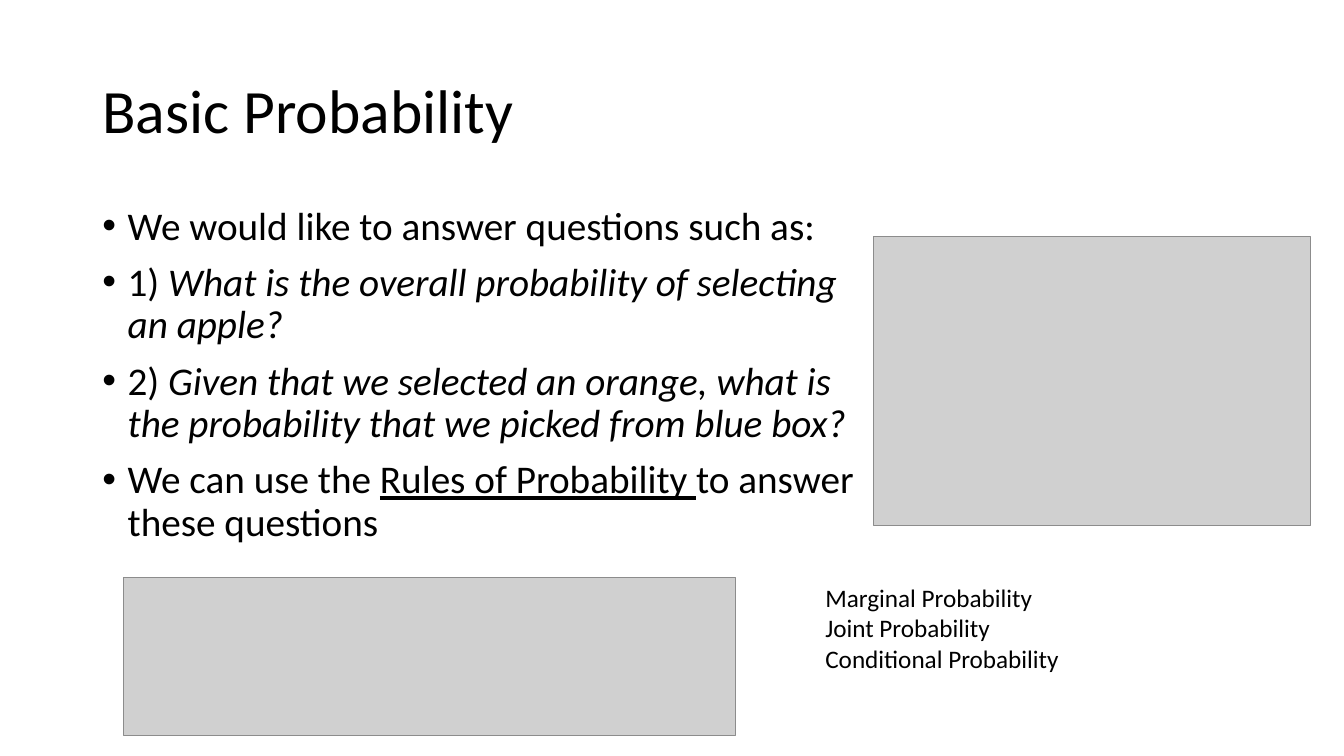
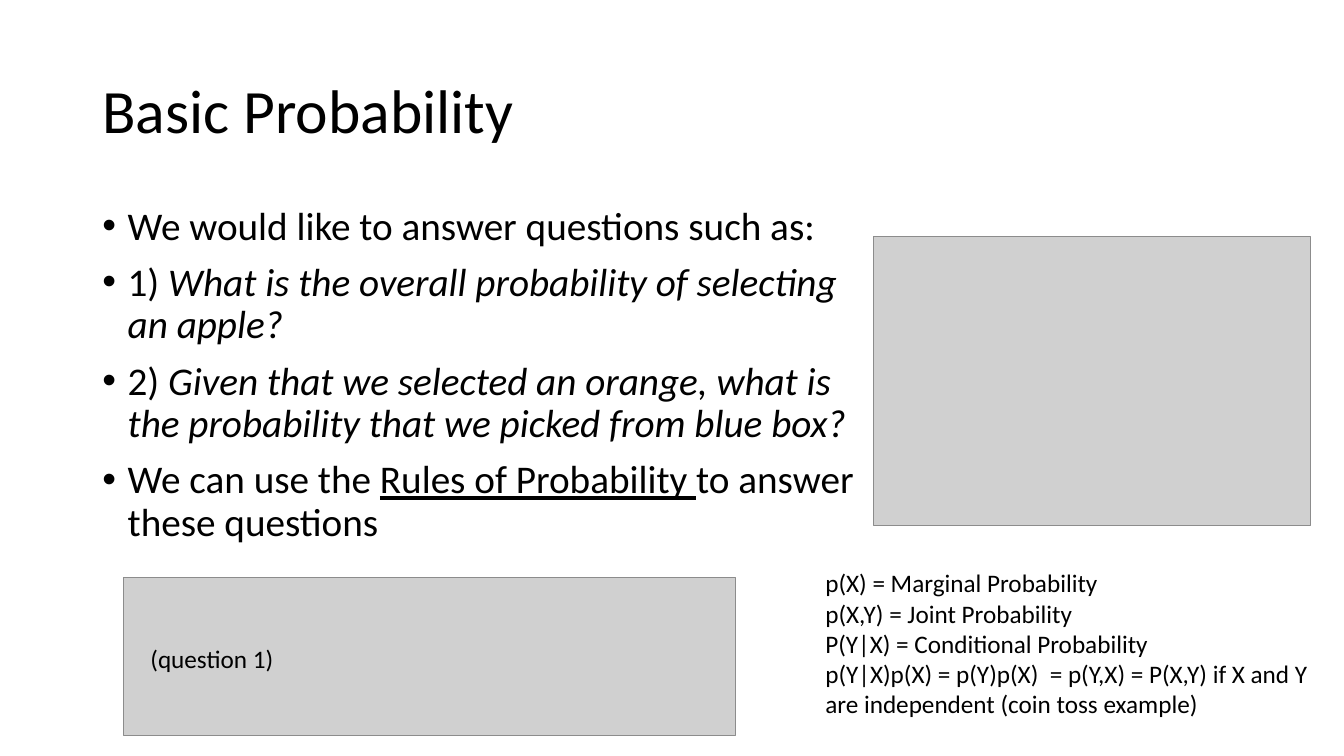
Before and after one commit to russellu/cs405, a slide deck: slide 17 of Lecture_04.pptx. Drawn at 1344x756 pixels with LibreOffice and Linux fonts; fonts in the diff are those of the drawing; grey boxes stand for pictures. Boxes give left, top, right and bottom in pixels: in the first picture for what was removed or moved away, otherwise in the second. Text is boxed around its words. In the diff, an @@ line names an element or a change of style, - is before the commit and + after.

```diff
--- a/Lecture_04.pptx
+++ b/Lecture_04.pptx
@@ text at (x1=825, y1=573, x2=1307, y2=717): text changed @@
-Marginal Probability
-Joint Probability
-Conditional Probability
+p(X) = Marginal Probability
+p(X,Y) = Joint Probability
+P(Y|X) = Conditional Probability
+p(Y|X)p(X) = p(Y)p(X) = p(Y,X) = P(X,Y) if X and Y are independent (coin toss example)
@@ text added at (x1=150, y1=649, x2=273, y2=672), 18 pt, text #000000 @@
+(question 1)
```
Also in this commit, not shown: 12 other slides changed, 3 slides added, 1 slide removed.
